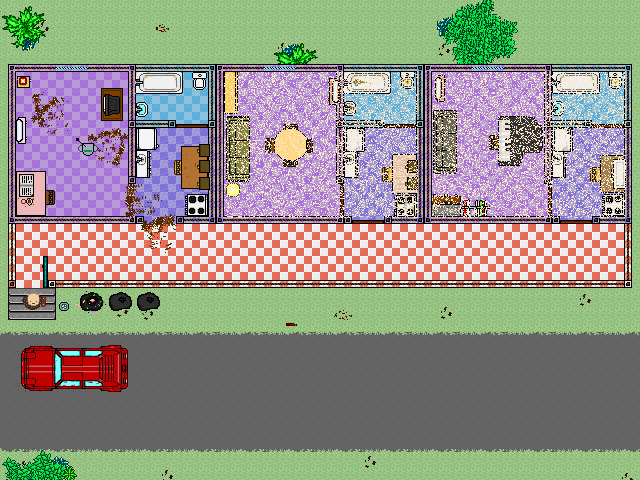
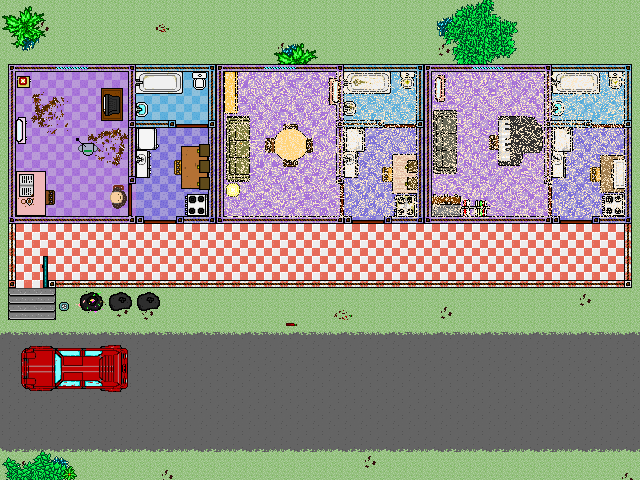
The second 640px x 480px image is a revision of the first. Changes to its layers:
removed layer "Layer 36 copy 8" over 142, 214, 177, 249
removed layer "Layer 36 copy 7" over 141, 218, 176, 253
painted on "Layer 63" over 27, 191, 123, 306
painted on "Layer 62" over 22, 187, 127, 310
painted on "Layer 61" over 41, 185, 124, 307
added layer "Layer 13 copy 5" in group "Group 1" over 144, 220, 176, 224
renamed "Layer 36 copy 9" to "Layer 13 copy 4", moved it above "Layer 13 copy 2", painted on it over 125, 184, 159, 218
removed layer "Layer 36 copy 3" from group "Group 1" over 128, 184, 162, 218
